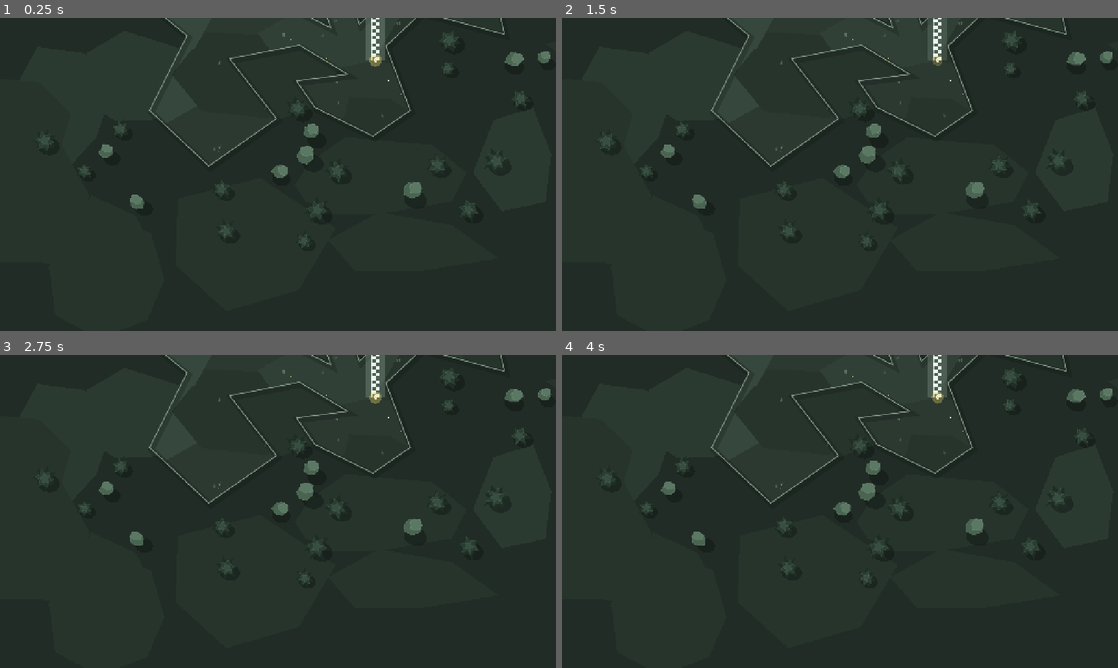
Above: before the commit, frames 1-4 (two rows, left to right).
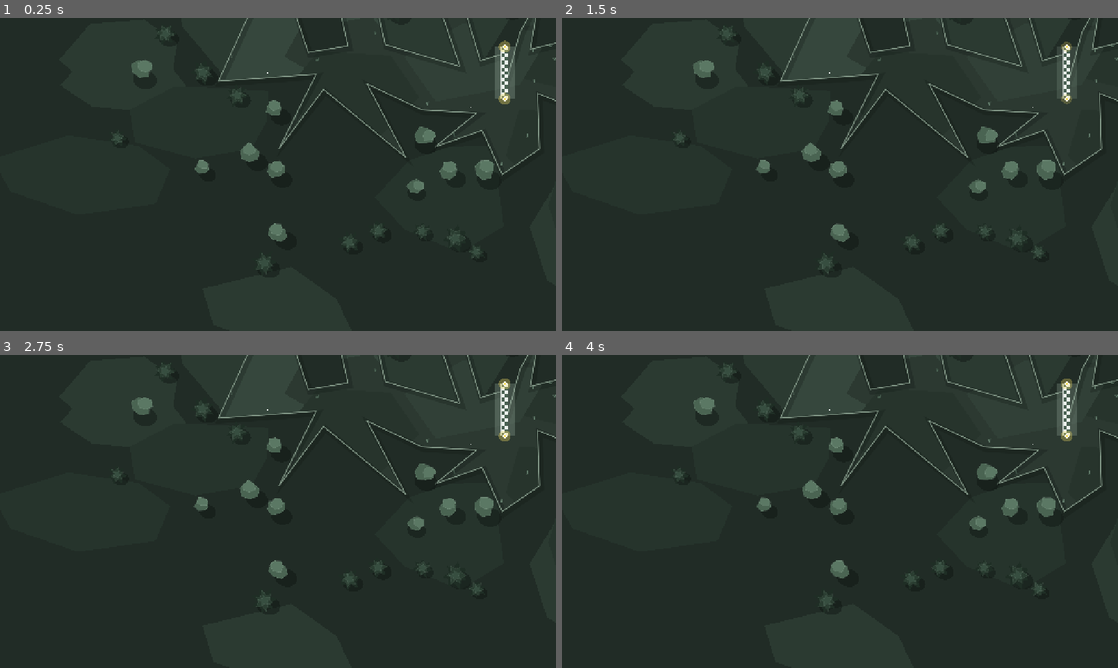
Above: after the commit, the same moments.

Repository: DivyanshuArch/post_bounce
Game: Godot game, scene res://levels/level_template.tscn
The game is run twice, just before and just after one commit, with the same random seed, the same clock (stepped at 60 frames per second) and the same inputs. This scene is started directly instead of the project's main scene.
Inputs (mouse positions are in pixels of both pictures, inside the frame that each line leads up to):
- Up to frame 1 (0.25 s): no input
- Up to frame 2 (1.5 s): tap Enter at 0.5 s; move the mouse to (962, 158) at 0.52 s; tap R at 0.6 s; click (962, 158) at 0.67 s; tap Space at 0.77, 1.07, 1.25 s; drag from (728, 190) to (812, 237) at 1.27 s
- Up to frame 3 (2.75 s): tap Enter at 2 s; move the mouse to (333, 442) at 2.02 s; tap R at 2.1 s; click (333, 442) at 2.17 s
- Up to frame 4 (4 s): drag from (812, 574) to (673, 464) at 2.77 s; tap Space at 3.5, 3.77 s; move the mouse to (1006, 558) at 3.52 s; tap R at 3.6 s; click (1006, 558) at 3.67 s

The runs differ from the first frame. In frame 1, 5.9% of the frame differs, in the area x 6-100%, y 0-81%; in frame 2, 5.9%; in frame 3, 5.9%; in frame 4, 5.9%.

Commit message:
feat: add level 26 and 28

Diff:
--- a/post-bounce/levels/level_26.tscn
+++ b/post-bounce/levels/level_26.tscn
@@ -38,14 +38,20 @@
 
 [node name="Obstacles" type="Node2D" parent="." unique_id=1272356046]
 
+[node name="TreeBirch" parent="Obstacles" unique_id=596764972 instance=ExtResource("4_srgy7")]
+position = Vector2(-794, 233)
+
 [node name="ToriiGate" parent="Obstacles" unique_id=1340328327 instance=ExtResource("5_tlht1")]
 position = Vector2(-525, 243)
 
-[node name="TreeBirch" parent="Obstacles" unique_id=596764972 instance=ExtResource("4_srgy7")]
-position = Vector2(-794, 233)
+[node name="ChortenMonument" parent="Obstacles" unique_id=791077903 instance=ExtResource("8_40ht7")]
+position = Vector2(-179, 234)
 
 [node name="ShrineLantern" parent="Obstacles" unique_id=1969550464 instance=ExtResource("6_6tpkr")]
 position = Vector2(-883, 334)
+
+[node name="ShrineLantern2" parent="Obstacles" unique_id=1275974182 instance=ExtResource("6_6tpkr")]
+position = Vector2(-652, 262)
 
 [node name="Diamonds" type="Node2D" parent="." unique_id=739143092]
 
@@ -60,9 +66,3 @@
 [node name="Trees" type="Node2D" parent="." unique_id=463264719]
 
 [node name="Atmosphere" parent="." unique_id=1663246668 instance=ExtResource("7_7n3s8")]
-
-[node name="ChortenMonument" parent="." unique_id=791077903 instance=ExtResource("8_40ht7")]
-position = Vector2(-179, 234)
-
-[node name="ShrineLantern" parent="." unique_id=1275974182 instance=ExtResource("6_6tpkr")]
-position = Vector2(-652, 262)
--- /dev/null
+++ b/post-bounce/levels/level_28.tscn
@@ -0,0 +1,59 @@
+[gd_scene format=3 uid="uid://psdiys3mv5yo"]
+
+[ext_resource type="Script" uid="uid://b46ots13hhet1" path="res://scripts/course.gd" id="1_l5h32"]
+[ext_resource type="PackedScene" uid="uid://df7w8y3e5m1wa" path="res://scenes/prefabs/finish_line.tscn" id="2_547ft"]
+[ext_resource type="PackedScene" uid="uid://c6xk1d8v7m2y4" path="res://scenes/prefabs/diamond.tscn" id="3_0eqxv"]
+[ext_resource type="PackedScene" uid="uid://b1n5m7q2k8x3v" path="res://scenes/prefabs/hud.tscn" id="4_8dm2a"]
+[ext_resource type="PackedScene" uid="uid://d3y8m1t4b6s2k" path="res://scenes/prefabs/torii_gate.tscn" id="5_v2103"]
+[ext_resource type="PackedScene" uid="uid://b8y2v4e6q0m1a" path="res://scenes/prefabs/tree_pine.tscn" id="6_0kwh6"]
+[ext_resource type="PackedScene" uid="uid://b80am1k2t4p5s" path="res://scenes/prefabs/terracotta_monument.tscn" id="7_547ft"]
+
+[sub_resource type="Curve2D" id="Curve2D_boundary"]
+_data = {
+"points": PackedVector2Array(0, 0, 0, 0, 168, 228, 0, 0, 0, 0, 259, 213, 0, 0, 0, 0, 221, 40, 0, 0, 0, 0, 297, -2, 0, 0, 0, 0, 345, 210, 0, 0, 0, 0, 517, 260, 0, 0, 0, 0, 439, 33, 0, 0, 0, 0, 491, 5, 0, 0, 0, 0, 564, 247, 0, 0, 0, 0, 617, 231, 0, 0, 0, 0, 620, 310, 0, 0, 0, 0, 655, 182, 0, 0, 0, 0, 700, 100, 0, 0, 0, 0, 679, 221, 0, 0, 0, 0, 739, 206, 0, 0, 0, 0, 1121, 493, 0, 0, 0, 0, 696, 322, 0, 0, 0, 0, 700, 450, 0, 0, 0, 0, 614, 509, 0, 0, 0, 0, 568, 407, 0, 0, 0, 0, 460, 445, 0, 0, 0, 0, 556, 367, 0, 0, 0, 0, 429, 360, 0, 0, 0, 0, 303, 300, 0, 0, 0, 0, 392, 469, 0, 0, 0, 0, 203, 313, 0, 0, 0, 0, 100, 450, 0, 0, 0, 0, 186, 278, 0, 0, 0, 0, -39, 294, 0, 0, 0, 0, 93, 5)
+}
+point_count = 30
+
+[node name="Course2" type="Node2D" unique_id=735602100 node_paths=PackedStringArray("boundary_path")]
+script = ExtResource("1_l5h32")
+theme = "Bihar Heritage"
+course_name = "CUSTOM LEVEL"
+boundary_path = NodePath("Boundary")
+outer_poly = PackedVector2Array(168, 228, 259, 213, 221, 40, 297, -2, 345, 210, 517, 260, 439, 33, 491, 5, 564, 247, 617, 231, 620, 310, 655, 182, 700, 100, 679, 221, 739, 206, 1121, 493, 696, 322, 700, 450, 614, 509, 568, 407, 460, 445, 556, 367, 429, 360, 303, 300, 392, 469, 203, 313, 100, 450, 186, 278, -39, 294, 93, 5)
+start_position = Vector2(51, 181)
+
+[node name="Boundary" type="Path2D" parent="." unique_id=955458842]
+curve = SubResource("Curve2D_boundary")
+
+[node name="StartPoint" type="Marker2D" parent="." unique_id=949504683]
+position = Vector2(51, 181)
+rotation = -1.5937755
+gizmo_extents = 24.0
+
+[node name="FinishLine" parent="." unique_id=1777726223 instance=ExtResource("2_547ft")]
+position = Vector2(785, 301)
+rotation = -0.15166539
+point_a = Vector2(0, -60)
+point_b = Vector2(0, 60)
+
+[node name="Obstacles" type="Node2D" parent="." unique_id=1690859444]
+
+[node name="Diamonds" type="Node2D" parent="." unique_id=276658950]
+
+[node name="Trees" type="Node2D" parent="." unique_id=1604077865]
+
+[node name="Diamond" parent="." unique_id=389137944 instance=ExtResource("3_0eqxv")]
+position = Vector2(511, 172)
+phase_offset = 0.5101787063509288
+
+[node name="HUD" parent="." unique_id=642116273 instance=ExtResource("4_8dm2a")]
+
+[node name="ToriiGate" parent="." unique_id=1434244671 instance=ExtResource("5_v2103")]
+position = Vector2(303.00003, 288)
+rotation = -0.14011872
+
+[node name="TreePine" parent="." unique_id=786658075 instance=ExtResource("6_0kwh6")]
+position = Vector2(677, 244)
+
+[node name="TerracottaMonument" parent="." unique_id=742033024 instance=ExtResource("7_547ft")]
+position = Vector2(548, 275)
--- a/post-bounce/levels/level_template.tscn
+++ b/post-bounce/levels/level_template.tscn
@@ -1,19 +1,19 @@
-[gd_scene format=3 uid="uid://cmptq2bfayi1q"]
+[gd_scene format=3 uid="uid://c1k8v5m3kax2t"]
 
 [ext_resource type="Script" uid="uid://b46ots13hhet1" path="res://scripts/course.gd" id="1_course"]
 [ext_resource type="PackedScene" uid="uid://df7w8y3e5m1wa" path="res://scenes/prefabs/finish_line.tscn" id="2_finish"]
 
 [sub_resource type="Curve2D" id="Curve2D_boundary"]
 _data = {
-"points": PackedVector2Array(0, 0, 0, 0, 198, 170, 0, 0, 0, 0, 275, 184, 0, 0, 0, 0, 221, 40, 0, 0, 0, 0, 297, -2, 0, 0, 0, 0, 420, 211, 0, 0, 0, 0, 517, 260, 0, 0, 0, 0, 439, 33, 0, 0, 0, 0, 491, 5, 0, 0, 0, 0, 583, 252, 0, 0, 0, 0, 655, 182, 0, 0, 0, 0, 700, 100, 0, 0, 0, 0, 861, 41, 0, 0, 0, 0, 917, 275, 0, 0, 0, 0, 727, 224, 0, 0, 0, 0, 644, 302, 0, 0, 0, 0, 700, 450, 0, 0, 0, 0, 614, 509, 0, 0, 0, 0, 480, 443, 0, 0, 0, 0, 438, 382, 0, 0, 0, 0, 556, 367, 0, 0, 0, 0, 445, 300, 0, 0, 0, 0, 284, 331, 0, 0, 0, 0, 392, 469, 0, 0, 0, 0, 236, 578, 0, 0, 0, 0, 100, 450, 0, 0, 0, 0, 186, 278, 0, 0, 0, 0, 86, 196, 0, 0, 0, 0, 100, 100)
+"points": PackedVector2Array(0, 0, 0, 0, 168, 228, 0, 0, 0, 0, 259, 213, 0, 0, 0, 0, 221, 40, 0, 0, 0, 0, 297, -2, 0, 0, 0, 0, 345, 210, 0, 0, 0, 0, 517, 260, 0, 0, 0, 0, 439, 33, 0, 0, 0, 0, 491, 5, 0, 0, 0, 0, 564, 247, 0, 0, 0, 0, 617, 231, 0, 0, 0, 0, 620, 310, 0, 0, 0, 0, 655, 182, 0, 0, 0, 0, 700, 100, 0, 0, 0, 0, 679, 221, 0, 0, 0, 0, 739, 206, 0, 0, 0, 0, 1121, 493, 0, 0, 0, 0, 696, 322, 0, 0, 0, 0, 700, 450, 0, 0, 0, 0, 614, 509, 0, 0, 0, 0, 568, 407, 0, 0, 0, 0, 460, 445, 0, 0, 0, 0, 556, 367, 0, 0, 0, 0, 429, 360, 0, 0, 0, 0, 303, 300, 0, 0, 0, 0, 392, 469, 0, 0, 0, 0, 203, 313, 0, 0, 0, 0, 100, 450, 0, 0, 0, 0, 186, 278, 0, 0, 0, 0, -39, 294, 0, 0, 0, 0, 93, 5)
 }
-point_count = 28
+point_count = 30
 
 [node name="Course2" type="Node2D" unique_id=735602100 node_paths=PackedStringArray("boundary_path")]
 script = ExtResource("1_course")
 course_name = "CUSTOM LEVEL"
 boundary_path = NodePath("Boundary")
-outer_poly = PackedVector2Array(198, 170, 275, 184, 221, 40, 297, -2, 420, 211, 517, 260, 439, 33, 491, 5, 583, 252, 655, 182, 700, 100, 861, 41, 917, 275, 727, 224, 644, 302, 700, 450, 614, 509, 480, 443, 438, 382, 556, 367, 445, 300, 284, 331, 392, 469, 236, 578, 100, 450, 186, 278, 86, 196, 100, 100)
+outer_poly = PackedVector2Array(168, 228, 259, 213, 221, 40, 297, -2, 345, 210, 517, 260, 439, 33, 491, 5, 564, 247, 617, 231, 620, 310, 655, 182, 700, 100, 679, 221, 739, 206, 1121, 493, 696, 322, 700, 450, 614, 509, 568, 407, 460, 445, 556, 367, 429, 360, 303, 300, 392, 469, 203, 313, 100, 450, 186, 278, -39, 294, 93, 5)
 start_position = Vector2(180, 275)
 
 [node name="Boundary" type="Path2D" parent="." unique_id=955458842]
